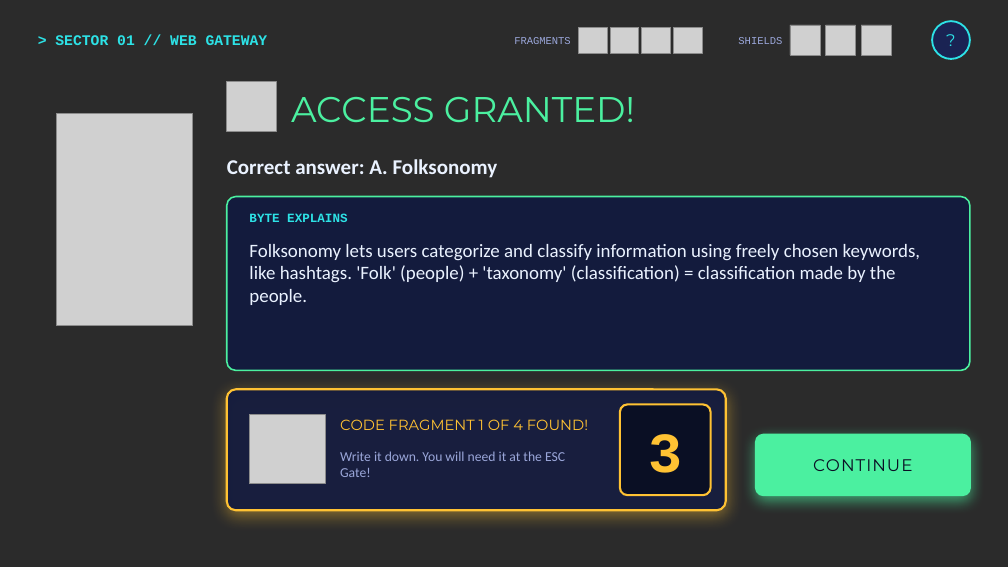
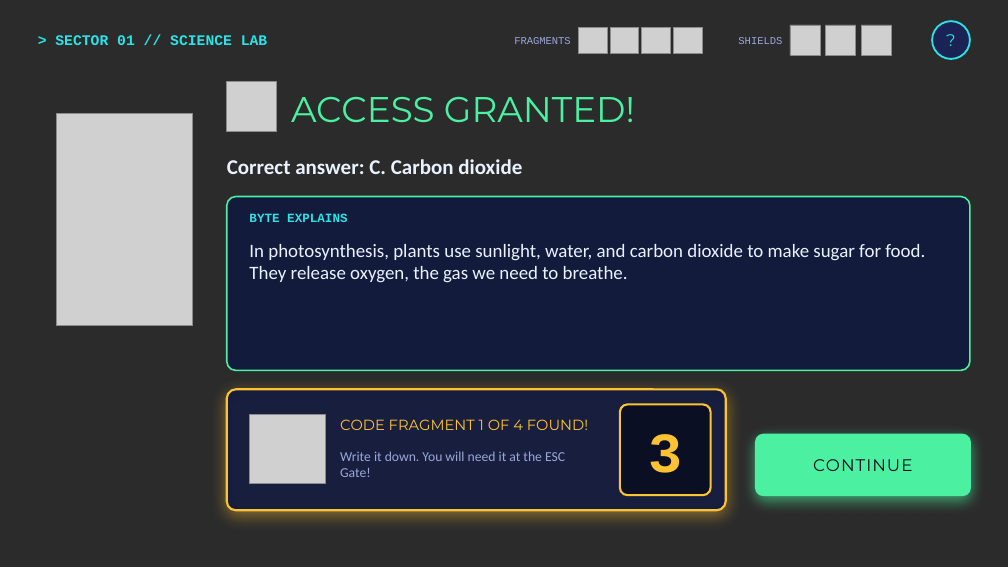
Before and after one commit to ashton212123/ashton212123, a slide deck: slide 27 of gamecraft-ctrl-escape/CTRL-ESCAPE_Game.pptx. Drawn at 1008x567 pixels with LibreOffice and Linux fonts; fonts in the diff are those of the drawing; grey boxes stand for pictures; background and template pictures are left out; a plain dark background stands for a picture behind light text. Boxes give left, top, right and bottom in pixels: in the first picture for what was removed or moved away, otherwise in the second. Text is boxed around its words. In the diff, an @@ line names an element or a change of style, - is before the commit and + after.

```diff
--- a/gamecraft-ctrl-escape/CTRL-ESCAPE_Game.pptx
+++ b/gamecraft-ctrl-escape/CTRL-ESCAPE_Game.pptx
@@ text at <box>55,35,267,45</box>: text changed @@
-> SECTOR 01 // WEB GATEWAY
+> SECTOR 01 // SCIENCE LAB
@@ text at <box>227,159,522,174</box>: text changed @@
-Correct answer: A. Folksonomy
+Correct answer: C. Carbon dioxide
@@ text at <box>249,244,925,283</box>: text changed @@
-Folksonomy lets users categorize and classify information using freely chosen keywords, like hashtags. 'Folk' (people) + 'taxonomy' (classification) = classification made by the people.
+In photosynthesis, plants use sunlight, water, and carbon dioxide to make sugar for food. They release oxygen, the gas we need to breathe.
```
Also in this commit, not shown: 111 other slides changed, 6 slides added, 6 slides removed, 6 other files.
